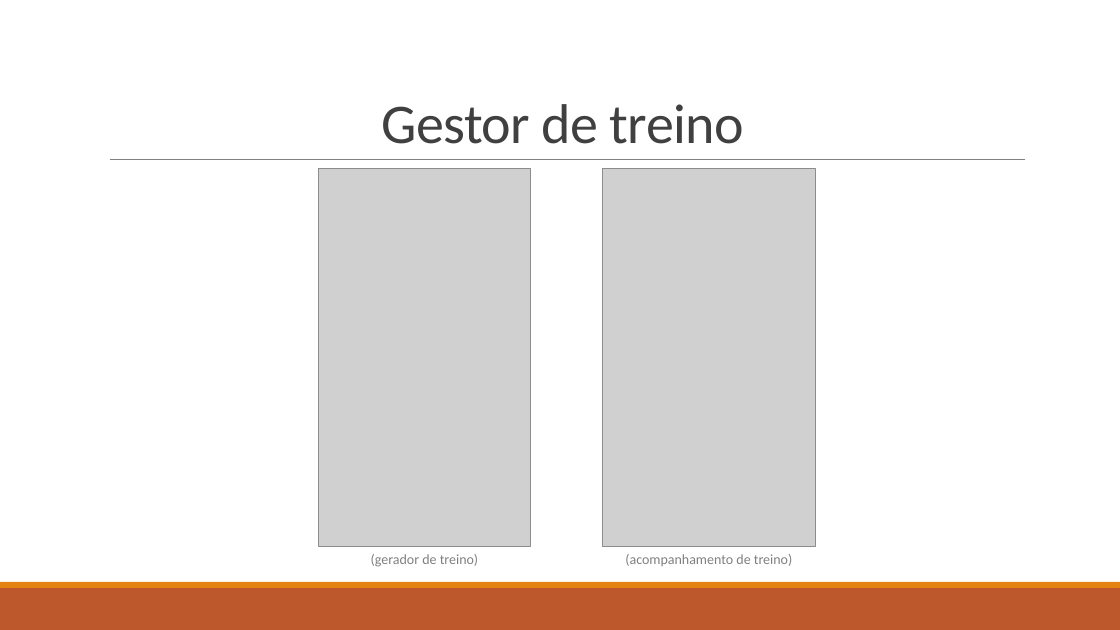
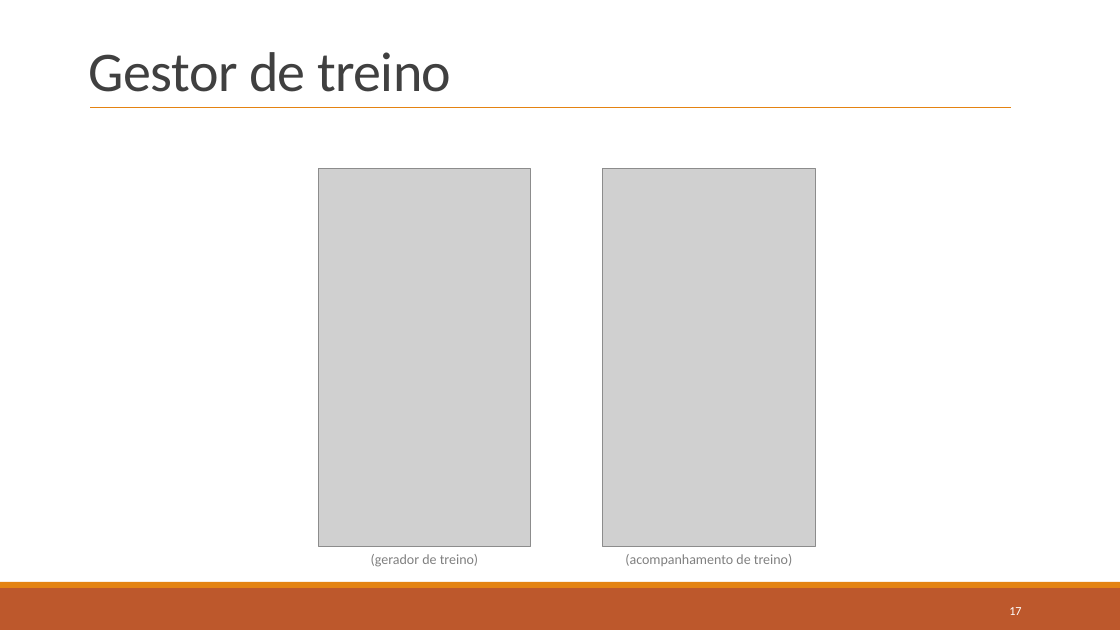
Before and after one commit to lodyny/ProjetoCM, a slide deck: slide 17 of CM-Not-So-Chubby_E3.pptx. Drawn at 1120x630 pixels with LibreOffice and Linux fonts; fonts in the diff are those of the drawing; grey boxes stand for pictures. Boxes give left, top, right and bottom in pixels: in the first picture for what was removed or moved away, otherwise in the second. Text is boxed around its words. In the diff, an @@ line names an element or a change of style, - is before the commit and + after.

```diff
--- a/CM-Not-So-Chubby_E3.pptx
+++ b/CM-Not-So-Chubby_E3.pptx
@@ title "Gestor de treino": place and size @@
-title "Gestor de treino" at [381, 104, 744, 144]
+title "Gestor de treino" at [89, 52, 451, 92]
@@ line added from (90, 108) to (1012, 108), #E48312 1 pt @@
@@ rectangle added at [108, 140, 1035, 181], fill #FFFFFF, outline #FFFFFF 1.25 pt @@
@@ line removed from (110, 160) to (1026, 160) @@
@@ page number added at [1009, 607, 1021, 615], 10.5 pt, text #FFFFFF @@
+17
```
Also in this commit, not shown: 17 other slides changed, 1 other file.
